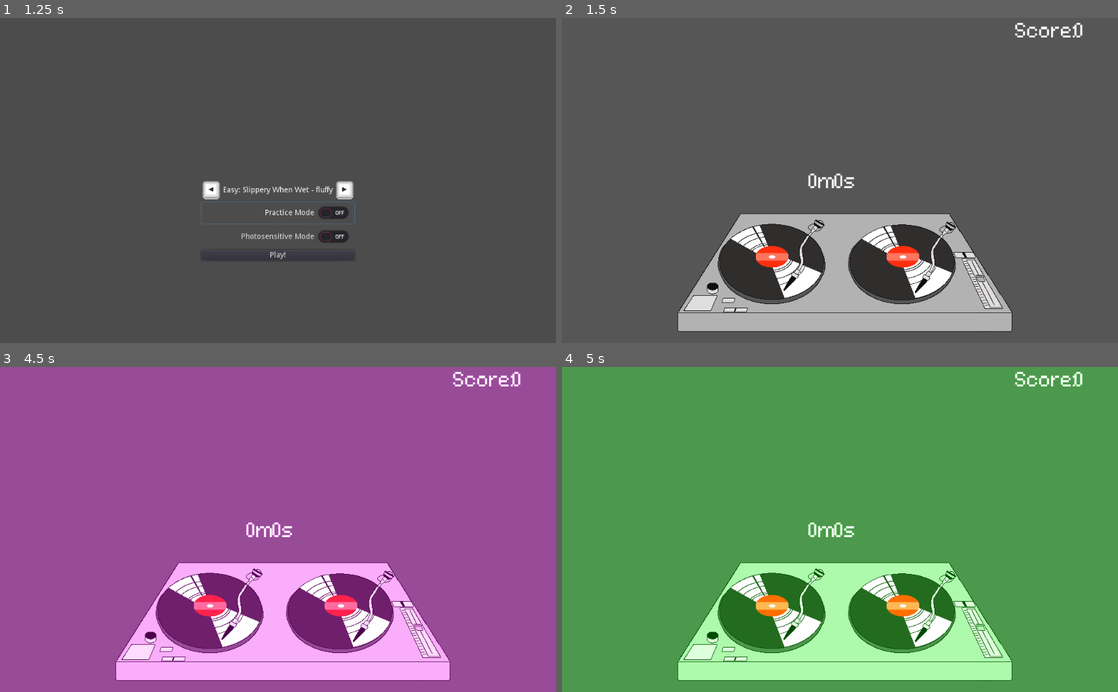
Above: before the commit, frames 1-4 (two rows, left to right).
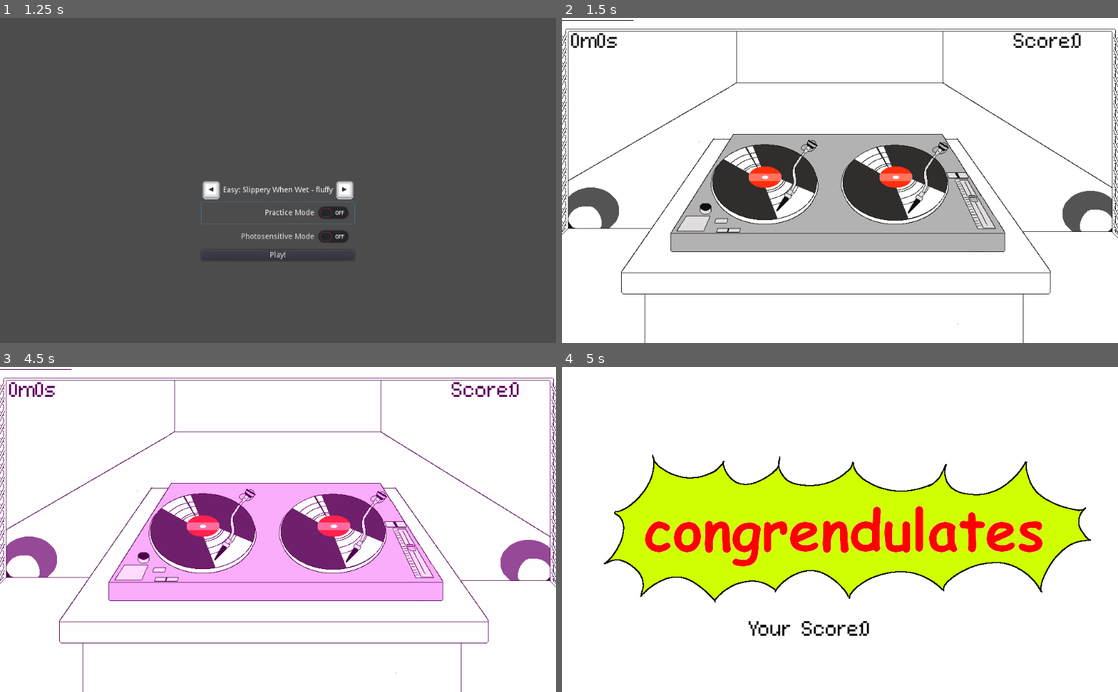
Above: after the commit, the same moments.

Repository: Sandvich/StrawberryJam3
Game: Godot game, scene res://main.tscn
The game is run twice, just before and just after one commit, with the same random seed, the same clock (stepped at 60 frames per second) and the same inputs.
Inputs:
- Up to frame 1 (1.25 s): click "Practice Mode" at 0.5 s
- Up to frame 2 (1.5 s): click "Play!" at 1.25 s
- Up to frame 3 (4.5 s): tap Enter (ui_accept) at 2, 2.27, 2.75, 3.02, 3.5, 4.25 s; hold D (left_deck_right) 2.03-2.78 s; hold S (left_deck_down) 2.78-3.53 s; hold D (left_deck_right) 3.53-4.28 s; hold W (left_deck_up) from 4.28 s (still down)
- Up to frame 4 (5 s): keep holding W (left_deck_up); tap Enter (ui_accept) at 4.52 s

Frame 1 is identical in both runs. In frame 2, 95% of the frame differs, in the area x 0-100%, y 0-100%; in frame 3, 95%; in frame 4, 99%.
Error before the commit: Parse Error: Too few arguments for "_toggled()" call. Expected at least 1. (res://code/PracticeSelect.gd:13)

Commit message:
Finalising graphics

Diff:
--- a/src/code/Conductor.gd
+++ b/src/code/Conductor.gd
@@ -12,6 +12,11 @@
 var scoretext = "Score: %d"
 var last_beat = 0
 var lights
+
+func _on_Conductor_finished():
+	get_parent().get_node("end_screen").show()
+	var scorelabel = get_parent().get_node("end_screen/final_score")
+	scorelabel.set("text", scorelabel.text % score)
 
 func _ready():
 	# Basics
@@ -38,6 +43,9 @@
 	print("Running level: %s" % globals.level)
 
 func _process(delta):
+	if Input.is_action_pressed("ui_cancel"):
+		get_tree().change_scene("res://main.tscn")
+
 	# Timing Stuff
 	time += delta
 	var light_beat = floor((bpm*time)/15)
@@ -57,6 +65,9 @@
 		spawner.spawn(leveldata[0][1], timeout_beat)
 		leveldata.pop_front()
 
+	if current_beat == 60 and not get_parent().get_node("end_screen").is_visible_in_tree():
+		_on_Conductor_finished()
+
 func start():
 	set_process(true)
 	spawner.play()
--- a/src/code/PracticeSelect.gd
+++ /dev/null
@@ -1,15 +0,0 @@
-extends CheckButton
-
-var disabled_popup
-
-func _ready():
-	disabled_popup = get_node("LiveDisabled")
-
-func _on_PracticeSelect_toggled(button_pressed):
-	if not button_pressed:
-		disabled_popup.popup_centered()
-
-func _on_LiveDisabled_popup_hide():
-	_toggled()
-	# set("Toggle Mode", true)
-	print(toggle_mode)
--- a/src/game.tscn
+++ b/src/game.tscn
@@ -1,17 +1,19 @@
-[gd_scene load_steps=7 format=2]
+[gd_scene load_steps=9 format=2]
 
-[ext_resource path="res://assets/ConnectionII.otf" type="DynamicFontData" id=1]
-[ext_resource path="res://anim/deck.tres" type="SpriteFrames" id=2]
-[ext_resource path="res://code/Deck.gd" type="Script" id=3]
-[ext_resource path="res://code/Conductor.gd" type="Script" id=4]
-[ext_resource path="res://code/Lights.gd" type="Script" id=5]
+[ext_resource path="res://assets/bg.png" type="Texture" id=1]
+[ext_resource path="res://assets/ConnectionII.otf" type="DynamicFontData" id=2]
+[ext_resource path="res://anim/deck.tres" type="SpriteFrames" id=3]
+[ext_resource path="res://code/Deck.gd" type="Script" id=4]
+[ext_resource path="res://code/Conductor.gd" type="Script" id=5]
+[ext_resource path="res://code/Lights.gd" type="Script" id=6]
+[ext_resource path="res://assets/ending.png" type="Texture" id=7]
 
 [sub_resource type="DynamicFont" id=1]
 
 size = 36
 use_mipmaps = false
 use_filter = false
-font_data = ExtResource( 1 )
+font_data = ExtResource( 2 )
 _sections_unfolded = [ "Font", "Settings" ]
 
 [node name="Background" type="TextureRect" index="0"]
@@ -28,6 +30,7 @@
 mouse_default_cursor_shape = 0
 size_flags_horizontal = 1
 size_flags_vertical = 1
+texture = ExtResource( 1 )
 stretch_mode = 0
 _sections_unfolded = [ "Rect" ]
 
@@ -37,10 +40,10 @@
 anchor_top = 0.0
 anchor_right = 0.0
 anchor_bottom = 0.0
-margin_left = 452.0
-margin_top = 284.0
-margin_right = 580.0
-margin_bottom = 332.0
+margin_left = 15.0
+margin_top = 25.0
+margin_right = 143.0
+margin_bottom = 73.0
 rect_pivot_offset = Vector2( 0, 0 )
 rect_clip_content = true
 mouse_filter = 0
@@ -48,6 +51,7 @@
 size_flags_horizontal = 1
 size_flags_vertical = 1
 custom_fonts/normal_font = SubResource( 1 )
+custom_colors/default_color = Color( 0, 0, 0, 1 )
 bbcode_enabled = false
 bbcode_text = ""
 visible_characters = -1
@@ -59,6 +63,7 @@
 scroll_following = false
 selection_enabled = false
 override_selected_font_color = false
+_sections_unfolded = [ "Rect", "custom_colors", "custom_fonts" ]
 
 [node name="score" type="RichTextLabel" parent="." index="1"]
 
@@ -66,10 +71,10 @@
 anchor_top = 0.0
 anchor_right = 0.0
 anchor_bottom = 0.0
-margin_left = 833.0
-margin_top = 6.0
-margin_right = 1022.0
-margin_bottom = 56.0
+margin_left = 830.0
+margin_top = 25.0
+margin_right = 1019.0
+margin_bottom = 75.0
 grow_horizontal = 0
 rect_pivot_offset = Vector2( 0, 0 )
 rect_clip_content = true
@@ -78,6 +83,7 @@
 size_flags_horizontal = 1
 size_flags_vertical = 1
 custom_fonts/normal_font = SubResource( 1 )
+custom_colors/default_color = Color( 0, 0, 0, 1 )
 bbcode_enabled = false
 bbcode_text = ""
 visible_characters = -1
@@ -89,14 +95,14 @@
 scroll_following = false
 selection_enabled = false
 override_selected_font_color = false
-_sections_unfolded = [ "Grow Direction", "Rect" ]
+_sections_unfolded = [ "Grow Direction", "Rect", "custom_colors" ]
 
 [node name="Deck" type="AnimatedSprite" parent="." index="2"]
 
-position = Vector2( 512, 470 )
-frames = ExtResource( 2 )
+position = Vector2( 499, 323 )
+frames = ExtResource( 3 )
 animation = "default"
-script = ExtResource( 3 )
+script = ExtResource( 4 )
 _sections_unfolded = [ "Transform", "Z Index" ]
 
 [node name="Conductor" type="AudioStreamPlayer" parent="." index="3"]
@@ -130,6 +136,58 @@
 texture_rotation_degrees = 0.0
 invert_enable = false
 invert_border = 100.0
-script = ExtResource( 5 )
+script = ExtResource( 6 )
+
+[node name="end_screen" type="TextureRect" parent="." index="5"]
+
+visible = false
+anchor_left = 0.0
+anchor_top = 0.0
+anchor_right = 0.0
+anchor_bottom = 0.0
+margin_right = 40.0
+margin_bottom = 40.0
+rect_pivot_offset = Vector2( 0, 0 )
+rect_clip_content = false
+mouse_filter = 1
+mouse_default_cursor_shape = 0
+size_flags_horizontal = 1
+size_flags_vertical = 1
+texture = ExtResource( 7 )
+stretch_mode = 0
+
+[node name="final_score" type="RichTextLabel" parent="end_screen" index="0"]
+
+anchor_left = 0.0
+anchor_top = 0.0
+anchor_right = 0.0
+anchor_bottom = 0.0
+margin_left = 342.0
+margin_top = 466.0
+margin_right = 688.0
+margin_bottom = 516.0
+grow_horizontal = 0
+rect_pivot_offset = Vector2( 0, 0 )
+rect_clip_content = true
+mouse_filter = 0
+mouse_default_cursor_shape = 0
+size_flags_horizontal = 1
+size_flags_vertical = 1
+custom_fonts/normal_font = SubResource( 1 )
+custom_colors/default_color = Color( 0, 0, 0, 1 )
+bbcode_enabled = false
+bbcode_text = ""
+visible_characters = -1
+percent_visible = 1.0
+meta_underlined = true
+tab_size = 4
+text = "Your Score: %d"
+scroll_active = false
+scroll_following = false
+selection_enabled = false
+override_selected_font_color = false
+_sections_unfolded = [ "Grow Direction", "Rect", "custom_colors" ]
+
+[connection signal="finished" from="Conductor" to="Conductor" method="_on_Conductor_finished"]
 
 [connection signal="timeout" from="Conductor/StartTimer" to="Conductor" method="start" flags=6]
--- a/src/main.tscn
+++ b/src/main.tscn
@@ -1,13 +1,12 @@
-[gd_scene load_steps=7 format=2]
+[gd_scene load_steps=6 format=2]
 
 [ext_resource path="res://code/menu.gd" type="Script" id=1]
 [ext_resource path="res://assets/arrow_left_neutral.png" type="Texture" id=2]
 [ext_resource path="res://assets/arrow_left.png" type="Texture" id=3]
 [ext_resource path="res://assets/arrow_right_neutral.png" type="Texture" id=4]
 [ext_resource path="res://assets/arrow_right.png" type="Texture" id=5]
-[ext_resource path="res://code/PracticeSelect.gd" type="Script" id=6]
-
-[node name="Background" type="TextureRect" index="0"]
+
+[node name="Background" type="TextureRect"]
 
 anchor_left = 0.0
 anchor_top = 0.0
@@ -170,31 +169,7 @@
 text = "Practice Mode"
 flat = false
 align = 2
-script = ExtResource( 6 )
 _sections_unfolded = [ "Hint" ]
-
-[node name="LiveDisabled" type="ConfirmationDialog" parent="CenterContainer/VBoxContainer/PracticeSelect" index="0"]
-
-visible = false
-anchor_left = 0.0
-anchor_top = 0.0
-anchor_right = 0.0
-anchor_bottom = 0.0
-margin_right = 200.0
-margin_bottom = 70.0
-rect_min_size = Vector2( 200, 70 )
-rect_pivot_offset = Vector2( 0, 0 )
-rect_clip_content = false
-mouse_filter = 0
-mouse_default_cursor_shape = 0
-size_flags_horizontal = 1
-size_flags_vertical = 1
-popup_exclusive = true
-window_title = "Please Confirm..."
-resizable = false
-dialog_text = "Live mode is currently not available!"
-dialog_hide_on_ok = true
-_sections_unfolded = [ "Dialog", "Popup" ]
 
 [node name="LightsSelect" type="CheckButton" parent="CenterContainer/VBoxContainer" index="2"]
 
@@ -251,8 +226,4 @@
 
 [connection signal="pressed" from="CenterContainer/VBoxContainer/LevelSelect/Next" to="." method="_on_Next_pressed"]
 
-[connection signal="toggled" from="CenterContainer/VBoxContainer/PracticeSelect" to="CenterContainer/VBoxContainer/PracticeSelect" method="_on_PracticeSelect_toggled"]
-
-[connection signal="popup_hide" from="CenterContainer/VBoxContainer/PracticeSelect/LiveDisabled" to="CenterContainer/VBoxContainer/PracticeSelect" method="_on_LiveDisabled_popup_hide"]
-
 [connection signal="pressed" from="CenterContainer/VBoxContainer/PlayButton" to="." method="start_level"]
Binary file added: src/assets/bg.png
Not shown, added: src/assets/bg.png.import
Binary file added: src/assets/ending.png
Not shown, added: src/assets/ending.png.import
Not shown: 1 places in src/game.tscn that only renumber resources
